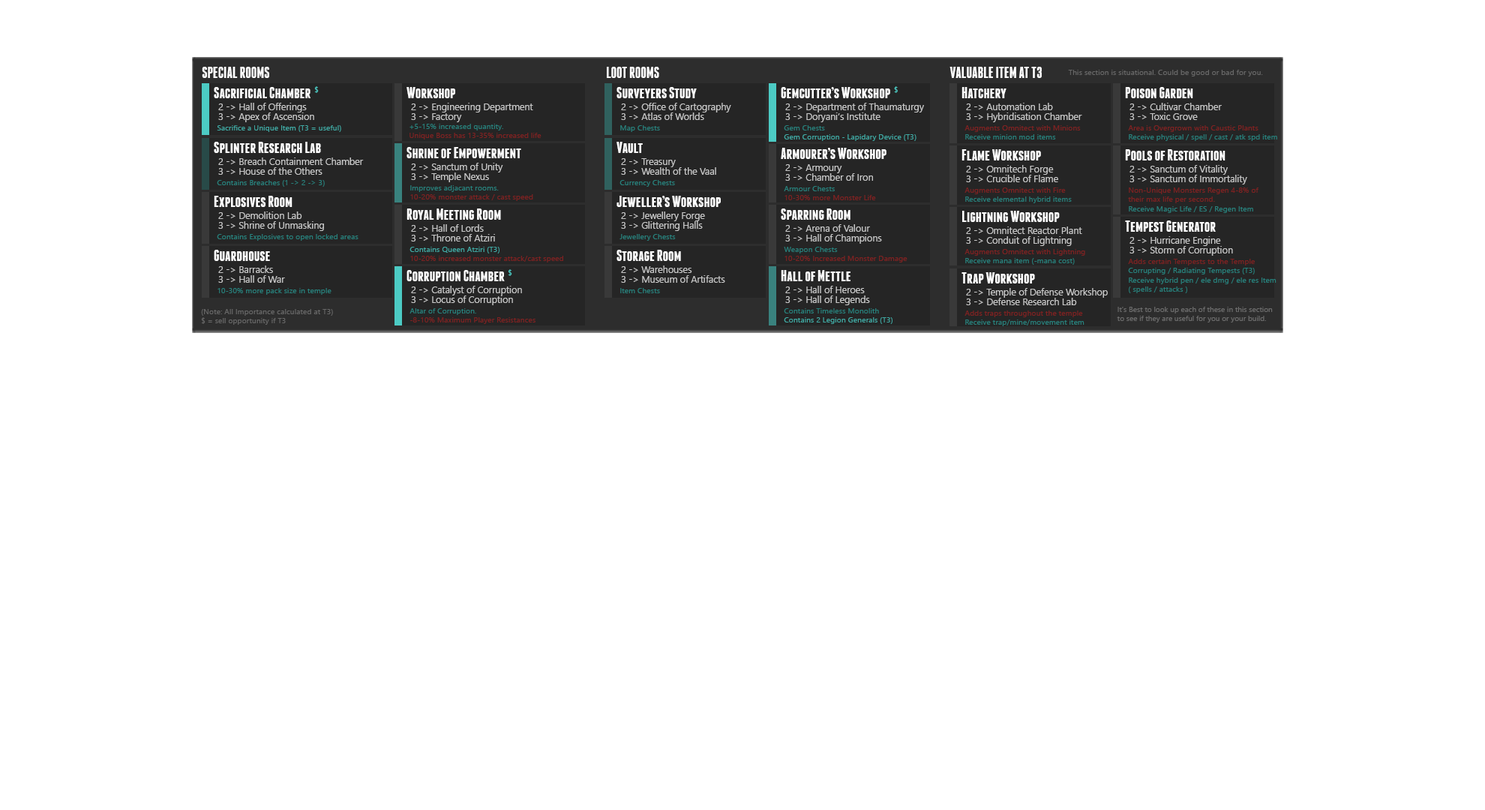
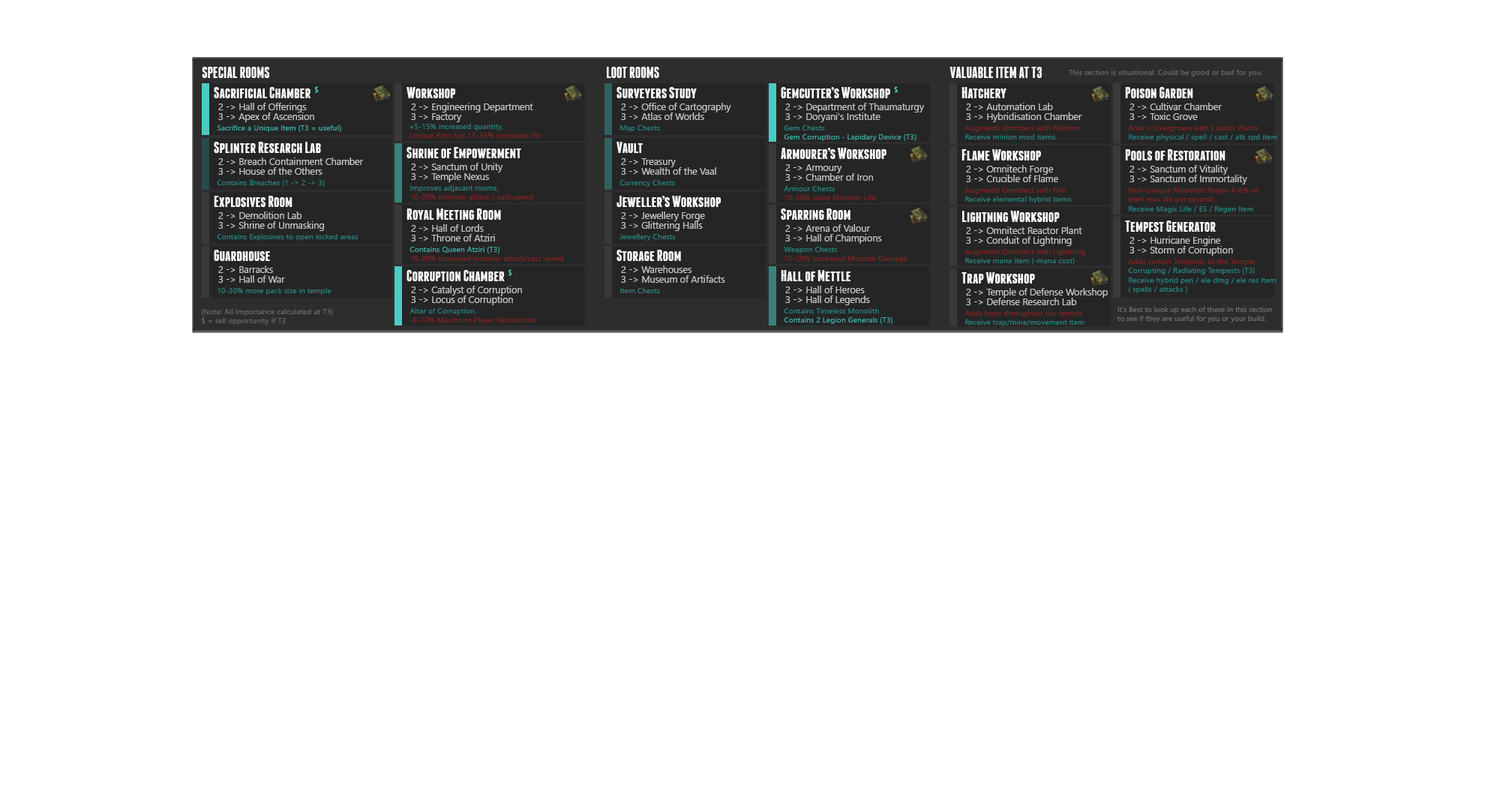
Layer changes from the first w=1485, h=810 image to the second:
added layer "Crafting Recipe" (1st of 8, in "Rooms" › "Sacrificial Chamber") in group "Sacrificial Chamber" over [372, 84, 391, 103]
added layer "Crafting Recipe" (2nd of 8, in "Rooms" › "Workshop") in group "Workshop" over [564, 84, 583, 103]
added layer "Crafting Recipe" (3rd of 8, in "Rooms" › "Armourer's Workshop") in group "Armourer's Workshop" over [909, 145, 928, 164]
added layer "Crafting Recipe" (4th of 8, in "Rooms" › "Sparring Room") in group "Sparring Room" over [909, 207, 928, 226]
added layer "Crafting Recipe" (5th of 8, in "Rooms" › "Hatchery") in group "Hatchery" over [1091, 85, 1110, 104]
added layer "Crafting Recipe" (6th of 8, in "Rooms" › "Trap Workshop") in group "Trap Workshop" over [1090, 269, 1109, 288]
added layer "Crafting Recipe" (7th of 8, in "Rooms" › "Poison Garden") in group "Poison Garden" over [1255, 85, 1274, 104]
added layer "Crafting Recipe" (8th of 8, in "Rooms" › "Pools of Restoration") in group "Pools of Restoration" over [1255, 147, 1274, 166]
